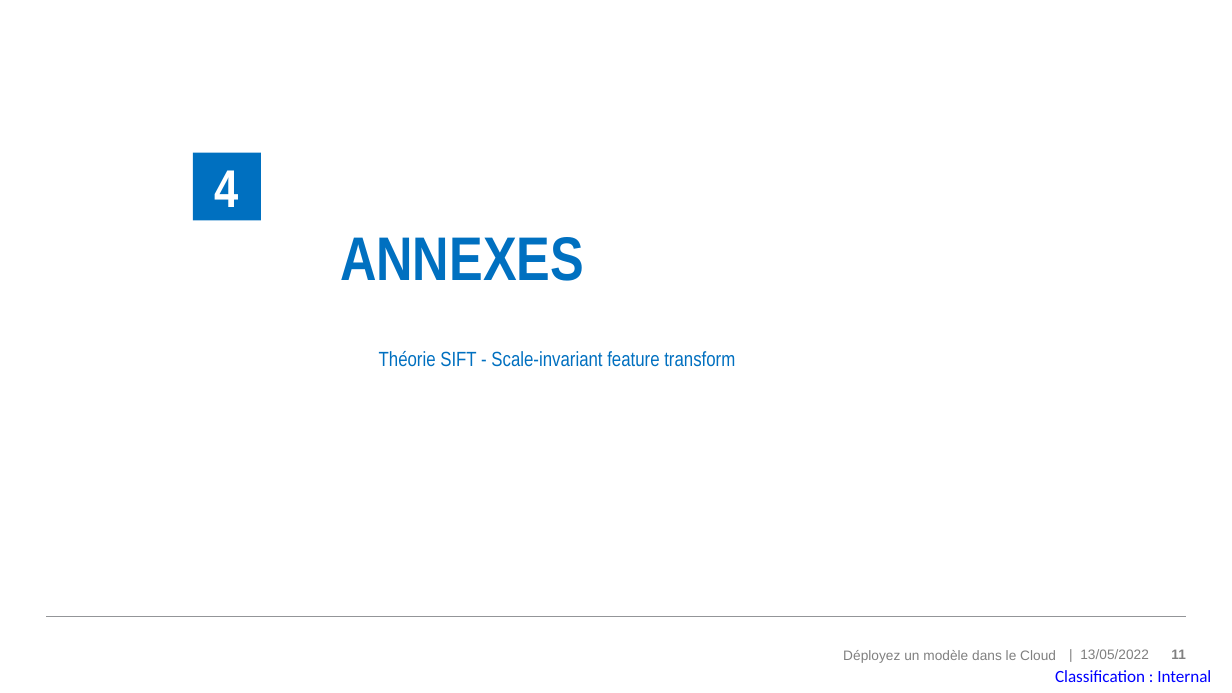
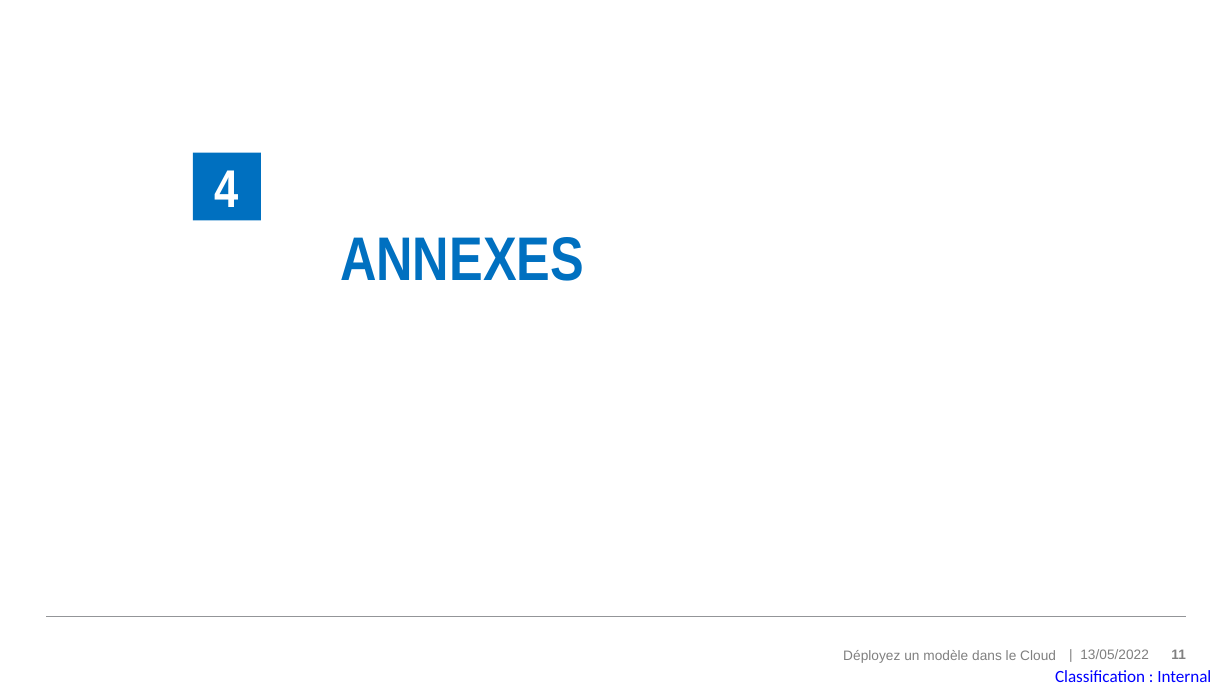
Before and after one commit to MadesLaurence/OpenClassrooms-Fruits-Project-8-, a slide deck: slide 11 of P8_10_support.pptx. Drawn at 1232x693 pixels with LibreOffice and Linux fonts; fonts in the diff are those of the drawing. Boxes give left, top, right and bottom in pixels: in the first picture for what was removed or moved away, otherwise in the second. Text is boxed around its words. In the diff, an @@ line names an element or a change of style, - is before the commit and + after.

```diff
--- a/P8_10_support.pptx
+++ b/P8_10_support.pptx
@@ title at <box>340,237,584,281</box>: text changed; size 12 to 36 pt; bold on @@
-    ANNEXES
-    Théorie SIFT - Scale-invariant feature transform
+    ANNEXES
```
Also in this commit, not shown: 2 slides added, 1 slide removed, 1 other file.
